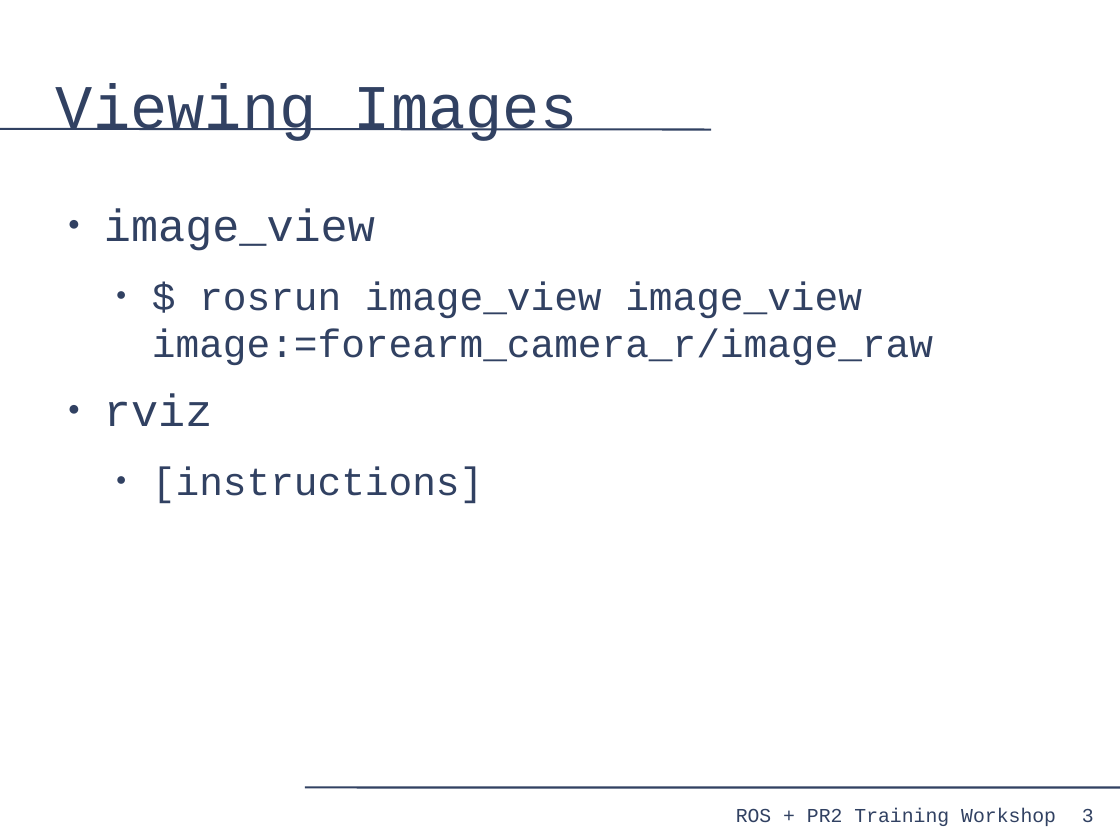
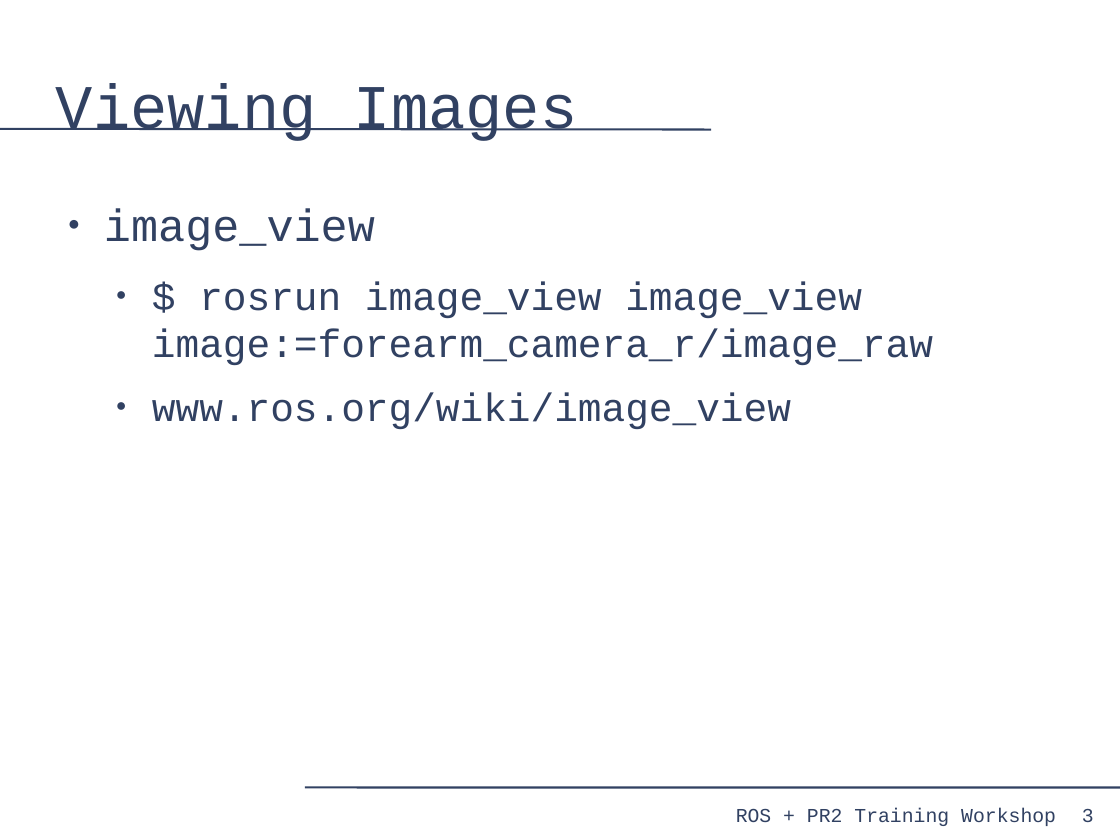
Before and after one commit to PR2/pr2_docs, a slide deck: slide 3 of pr2_training_workshop/processing_camera_data/slides.odp. Drawn at 1120x840 pixels with LibreOffice and Linux fonts; fonts in the diff are those of the drawing. Boxes give left, top, right and bottom in pixels: in the first picture for what was removed or moved away, otherwise in the second. Text is boxed around its words. In the diff, an @@ line names an element or a change of style, - is before the commit and + after.

```diff
--- a/pr2_training_workshop/processing_camera_data/slides.odp
+++ b/pr2_training_workshop/processing_camera_data/slides.odp
@@ text at bbox=[152, 392, 791, 429]: text changed @@
-● rviz
-  ● [instructions]
+  ● www.ros.org/wiki/image_view
```
Also in this commit, not shown: 1 other slide changed, 2 slides added, 1 slide removed.
